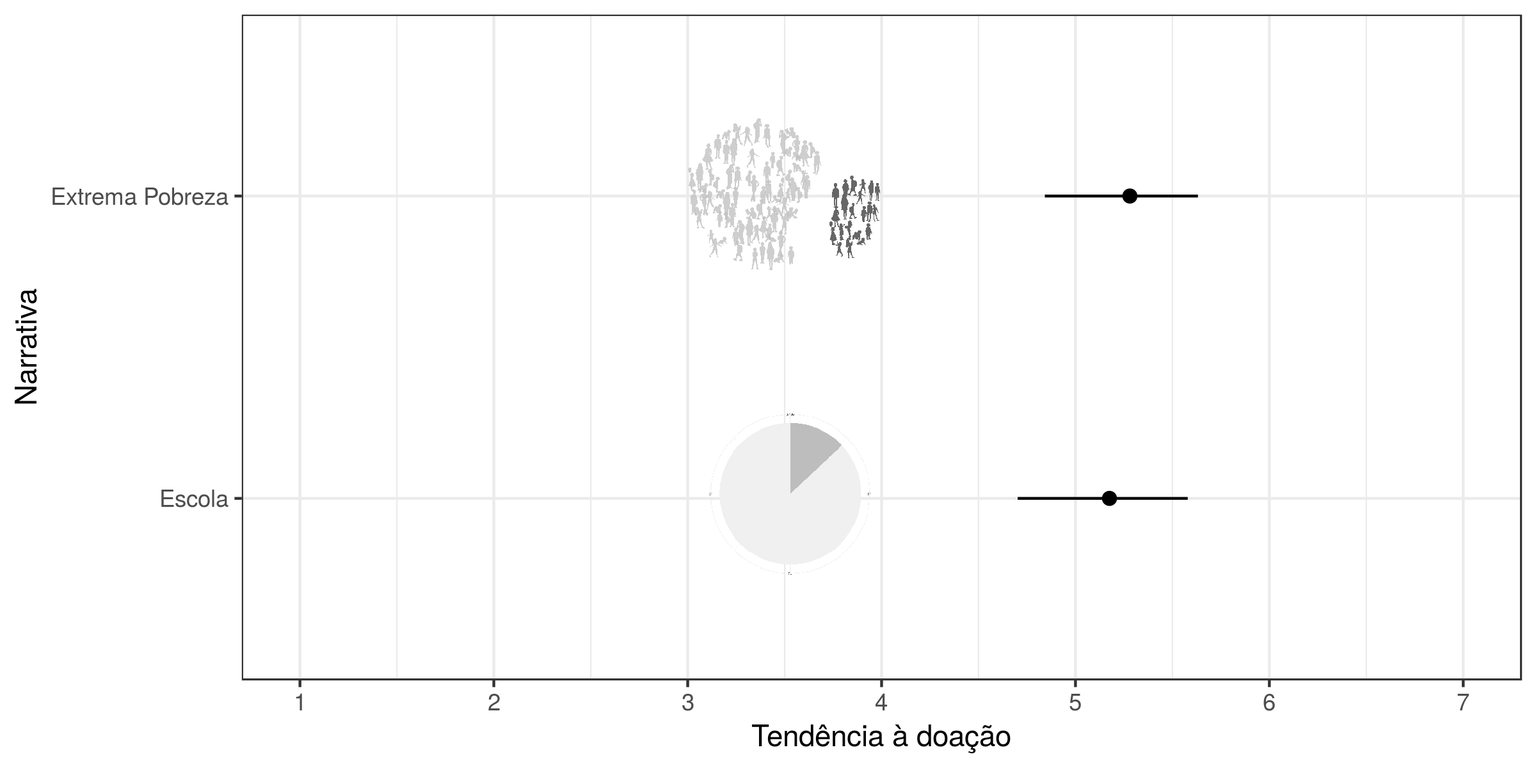
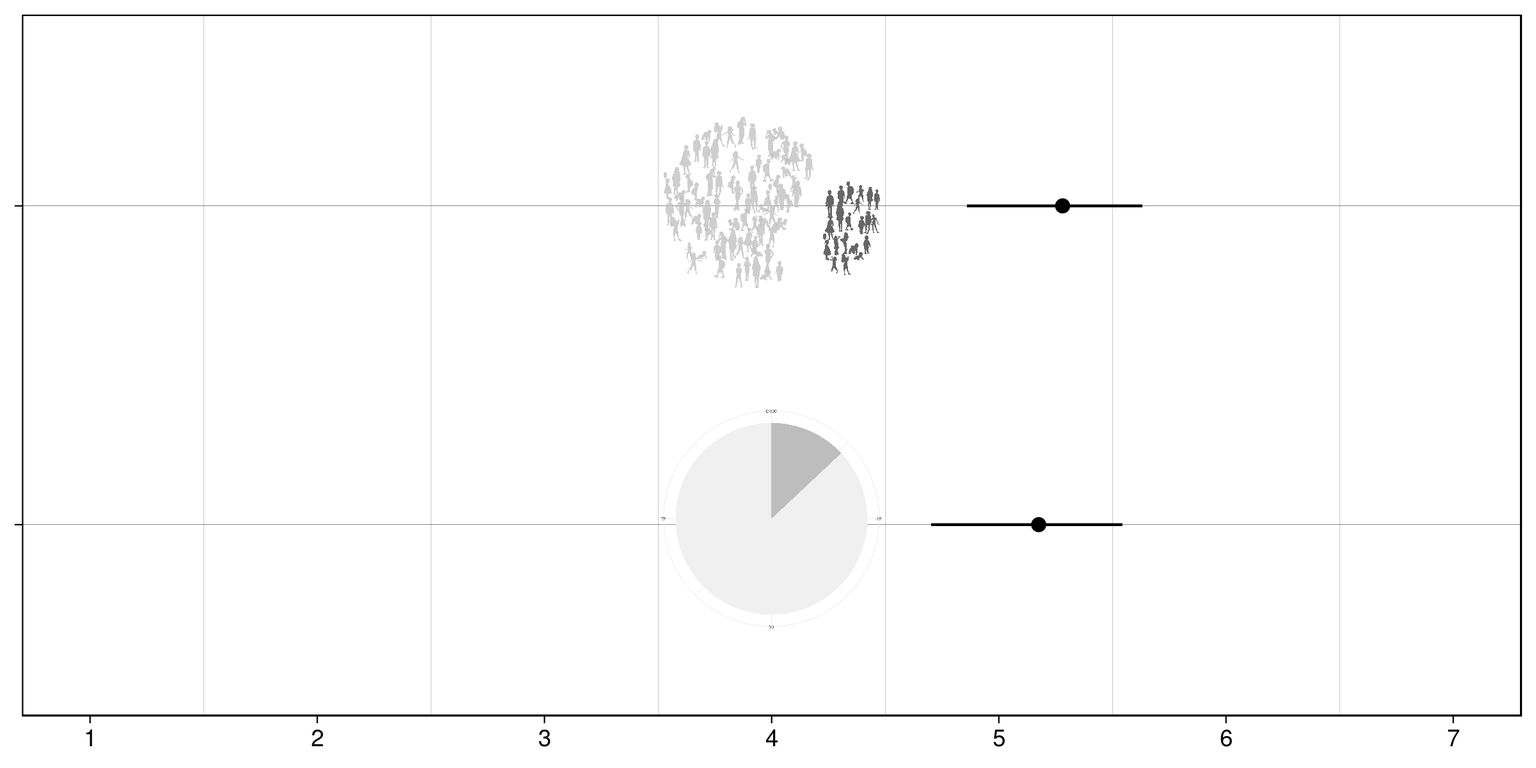
Layered file, before and after one edit (1536x768). Changes by layer:
renamed "pizza.png" to "antropomorfico.png", painted on it over [663, 116, 880, 576]
renamed "antropomorfico.png" to "pizza.png", painted on it over [661, 118, 882, 629]
removed layer "probabilidadedoar.png #1" over [14, 14, 1523, 754]
renamed "probabilidadedoar.png" to "tendenciaadoar.png", painted on it over [14, 14, 1523, 754]
